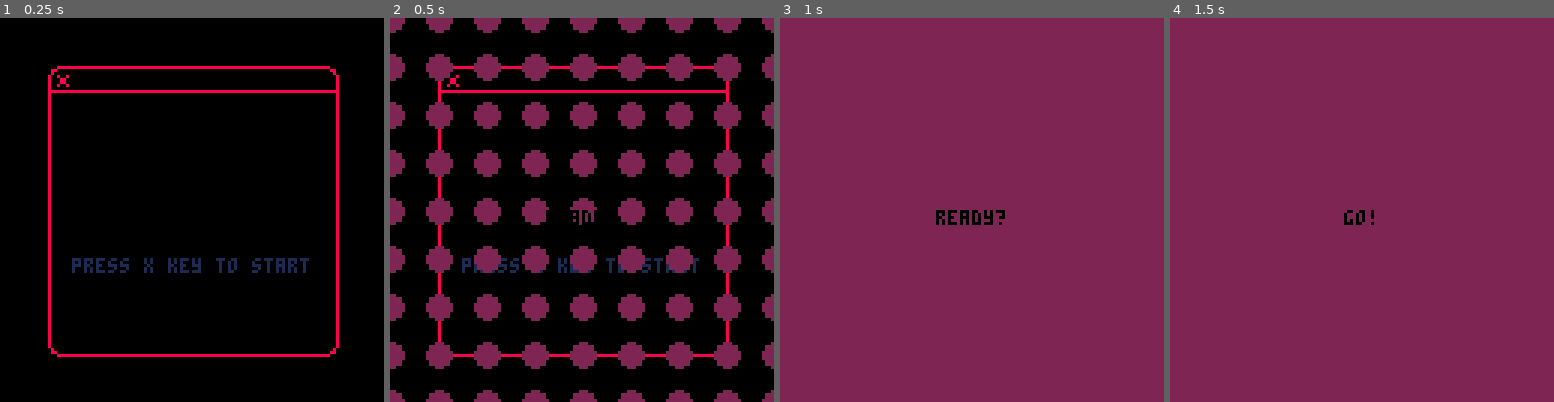
Above: before the commit, frames 1-4 (left to right).
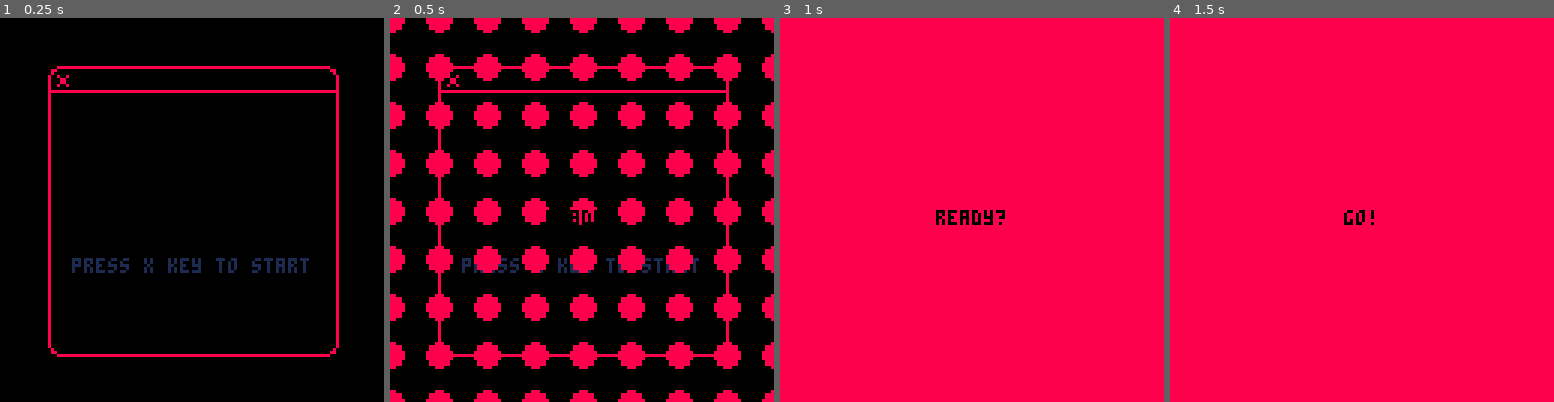
Above: after the commit, the same moments.

Repository: chmestan/PICO8-Shmup
Game: PICO-8 cartridge shmup.p8
Same seed, same stepped clock (60 frames per second), same inputs: the game is played once before the commit and once after it.
Inputs:
- Up to frame 1 (0.25 s): no input
- Up to frame 2 (0.5 s): tap X (X key) at 0.33 s
- Up to frame 3 (1 s): no input
- Up to frame 4 (1.5 s): tap X (X key) at 1.07 s

Frame 1 is identical in both runs. In frame 2, 24% of the frame differs, in the area x 0-100%, y 0-100%; in frame 3, 100%; in frame 4, 100%.

Commit message:
Fix several hits for simultaneous collisions and improve diagonal mvmt

Diff:
--- a/shmup.p8
+++ b/shmup.p8
@@ -28,15 +28,17 @@
   spr=1,
   w=1,h=1}
 
-	speedx=1.5
+ canshoot=false
+
+	speedx=2
 	speedy=2
 
  --anim
  flamespr=6
  muzzle=0
 
- lives = 1
  maxlives = 5
+ lives = maxlives
 
  t=0
  minutes = 0
@@ -110,10 +113,11 @@
 
  if wave==1 then
   for enm in all(enemies) do
-   if enm.mission == "hover" then
+   if enm.mission == "attack" then
+    mvmt1(enm)
+   elseif enm.mission == "hover" then
     enm.mission = "attack"
    end
-   circlemvmt(enm)
   end
  end
 
@@ -168,7 +172,8 @@
  update_game()
  wavetime-=1
  if wavetime <= 0 then
- 	spawnwave()
+ 	spawnwave(wave)
+ 	canshoot=true
   mode ="game"
  end
 end
@@ -277,7 +282,7 @@
 end
 
 function draw_trans()
- local screenclr=2
+ local screenclr=8
  if transt < 32 then
 	 for i=0,8 do
 	   for j=0,8 do
@@ -339,8 +344,16 @@
   ship.spr=3
  end
 
- ship.x += ship.sx
- ship.y += ship.sy
+ if ship.sx != 0 and ship.sy != 0 then
+  local magn = sqrt(ship.sx^2 + ship.sy^2)
+  ship.sx /= magn
+  ship.sy /= magn
+  ship.sx *= speedx*1.1
+  ship.sy *= speedy*1.1
+ end
+
+	ship.x = flr(ship.x + ship.sx + 0.5)
+ ship.y = flr(ship.y + ship.sy + 0.5)
 
  for blt in all(bullets) do
    blt.x += blt.spd
@@ -371,17 +384,17 @@
 function shoot()
  local freq=5
 
- if btn(5) and timershoot>=freq then
-  local newblt =
-   {x=ship.x+9,y=ship.y,spr=48,
-   spd=3,w=1,h=1}
-  add (bullets,newblt)
-  timershoot=0
-
-  muzzle=4
-  --local soundnb = flr(rnd(2))
-  --sfx(soundnb)
-  sfx(3)
+ if canshoot and btn(5) and timershoot>=freq then
+	  local newblt =
+	   {x=ship.x+9,y=ship.y,spr=48,
+	   spd=3,w=1,h=1}
+	  add (bullets,newblt)
+	  timershoot=0
+
+	  muzzle=4
+	  --local soundnb = flr(rnd(2))
+	  --sfx(soundnb)
+	  sfx(3)
  end
 end
 
@@ -532,21 +545,21 @@
 -->8
 --waves and enemies
 
-function spawnwave()
- --spawnenemy(wave)
- if wave == 1 then
+function spawnwave(nb)
+ if nb == 1 then
   placeenm({
   {0,1,1,0},
   {1,1,1,1},
   {1,1,1,1},
-  {0,1,1,0}})
- elseif wave == 2 then
+  {0,1,1,0}},80,10)
+ elseif nb == 2 then
  --
  end
 end
 
 function nextwave()
  wave+=1
+ canshoot=false
  if wave>4 then
   mode="win"
   lockout=globalt+30
@@ -561,6 +574,7 @@
 
 function spawnenemy(tp,enx,eny,enwait)
  local enm = {
+  tp=tp,
   x=enx*1.5+30,
   y=eny*1.5-64,
   posx=enx,
@@ -586,6 +600,7 @@
   	end
   	enm.b=6
    enm.hp=2
+   enm.spd=1
 
   elseif tp == 2 then
   	for i=64,69 do
@@ -611,20 +626,30 @@
    enm.b=14
    enm.w=2
    enm.h=2
+
+  elseif tp ==5 then
+   for i=128,143 do
+  	 add(enm.anim,i)
+  	end
+  	enm.hp=1
+  	enm.mission = "attack"
+  	enm.x=enm.posx
+  	enm.y=enm.posy
+  	enm.spd=1
   end
 
  add(enemies, enm)
 end
 
-function placeenm(lvl)
+function placeenm(lvl,x,y)
  sfx(33)
  for i=1,#lvl do --rows
   for j=1,#lvl[i] do --columns
    if lvl[i][j]!= 0 then
 	   spawnenemy(
 	   lvl[i][j],
-	   80+j*8+j*1,
-	   10+i*8+i*1,
+	   x+j*8+j*1,
+	   y+i*8+i*1,
 	   i*3)
 	  end
   end
@@ -686,6 +711,7 @@
 	   --del(enemies,enm)
 	   enm.hp-=1
 	   inv=invtime
+	   return
 	  end
 	 end
 	elseif inv > 0 then
@@ -700,6 +726,9 @@
     if enm.hp<=0 then
    	 explosion(enm.x,enm.y,{10,7,9},20)
     	sfx(4)
+    	if enm.tp == 1 and globalt%2 == 0 then
+    		divide(enm,5)
+    	end
     	del(enemies,enm)
 
     else
@@ -884,11 +913,16 @@
  enm.y += normy * enm.spd/2
 end
 
-function circlemvmt(enm)
-
- enm.x += (rnd() - 0.5)
- enm.y += (rnd() - 0.5)
-
+function mvmt1(enm)
+ local rndf = flr(rnd(2)+1)
+ if globalt%rndf == 0 then
+		enm.x += (rnd() - 0.5)*3
+		enm.y += (rnd() - 0.5)*3
+ end
+end
+
+function divide(enm,tp)
+  spawnenemy(tp,enm.x,enm.y+15,0)
 end
 __gfx__
 000000002ee900002ee9000000000000000000000000000000000000000000000000000000000000000000000000000000000000000000000000000000000000
@@ -955,13 +989,13 @@
 00e00f000f00e00000e0f00000f0e000e00f0000000f0e00000ef00000fe00000f000f000f000f0000f00f000f00f00000000000000000000000000000000000
 000e0e000e0e000000000e000e0000000e0e0000000e00000000000000000000000ef00000fe000000e00f000f00e00000000000000000000000000000000000
 000000e0e000000000000000000000000000e00000e000000000000000000000000000000000000000000e000e00000000000000000000000000000000000000
-00000000000000000000000000000000000000000000000000000000000000000000000000000000000000000000000000000000000000000000000000000000
-00000000000000000000000000000000000000000000000000000000000000000000000000000000000000000000000000000000000000000000000000000000
-00000000000000000000000000000000000000000000000000000000000000000000000000000000000000000000000000000000000000000000000000000000
-00000000000000000000000000000000000000000000000000000000000000000000000000000000000000000000000000000000000000000000000000000000
-00000000000000000000000000000000000000000000000000000000000000000000000000000000000000000000000000000000000000000000000000000000
-00000000000000000000000000000000000000000000000000000000000000000000000000000000000000000000000000000000000000000000000000000000
-00000000000000000000000000000000000000000000000000000000000000000000000000000000000000000000000000000000000000000000000000000000
+00000000000000000000000000000000000000000007070000000000000000000000707000000000000000000000000070700000000000000000000000070700
+007c700000c000007c7000007070000000007e700000e000007e700000e000007e700800707787000008000007870000080000000000000000007c000000c000
+0000000006060000000000000c000e0000000000000000000000000006067870000000000e00000000606000000000000000000078700c000000000000000000
+000000000000707000007e70000060607c70000000000000000008000000000000000000000000007e7000000000707000007c70000060600800000000000000
+7070000000000e000000000000000000000070700c00787000006060070700000000000000000000000000000e000c0000000000070700006060000078700000
+08007e7007870000000800000007870000000800606000007c70000000c00000007c70000000c00000007c706060000078700000008000000078700000008000
+00000000000000000060700000000000000000000000000000000000000000000000000000060600000000000000000000000000000000000000000000060600
 00000000000000000000000000000000000000000000000000000000000000000000000000000000000000000000000000000000000000000000000000000000
 00000000000000000000000000000000000000000000000000000000000000000000000000000000000000000000000000000000000000000000000000000000
 00000000000000000000000000000000000000000000000000000000000000000000000000000000000000000000000000000000000000000000000000000000
